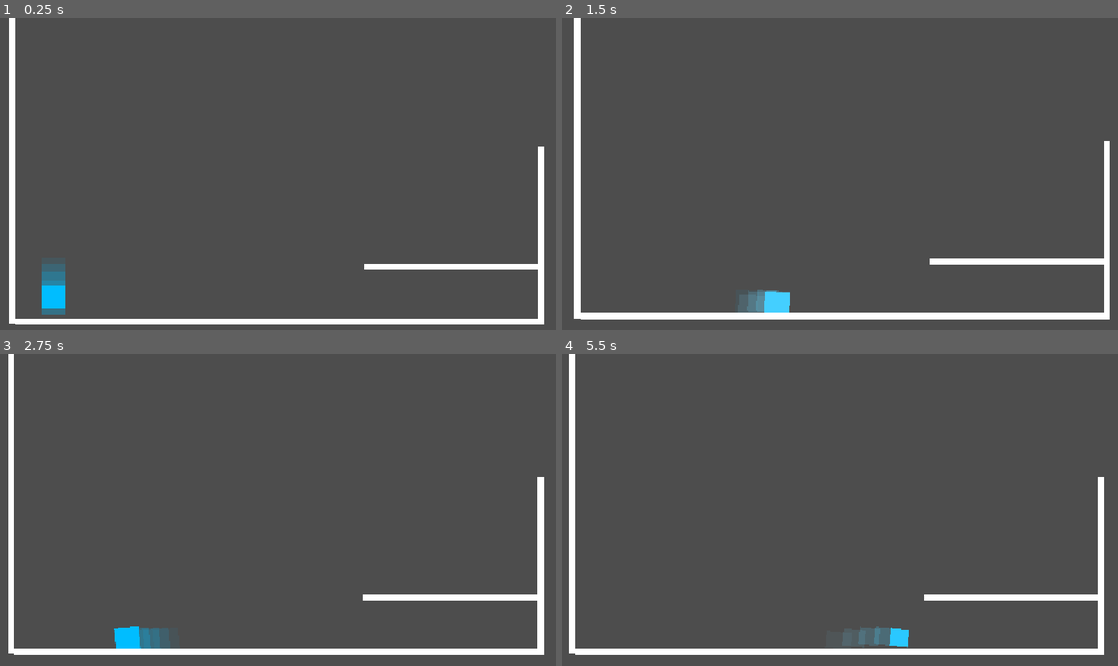
Above: before the commit, frames 1-4 (two rows, left to right).
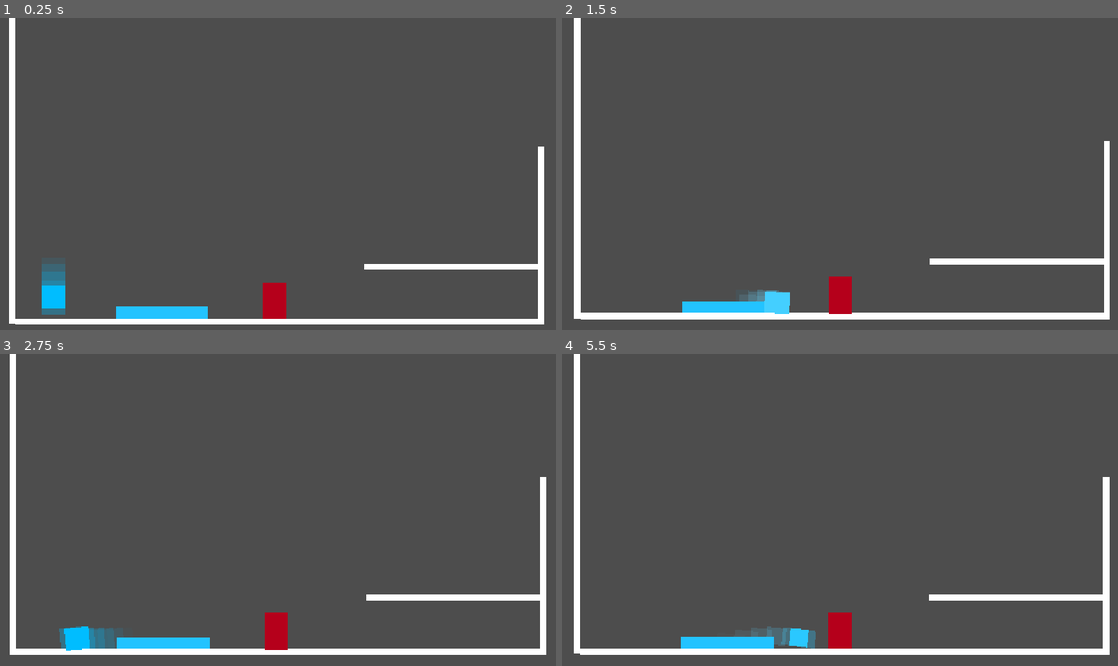
Above: after the commit, the same moments.

Repository: A1exine/guardian-of-the-grotto
Game: Godot game, scene res://Scenes/main.tscn
The game is run twice, just before and just after one commit, with the same random seed, the same clock (stepped at 60 frames per second) and the same inputs.
Inputs (mouse positions are in pixels of both pictures, inside the frame that each line leads up to):
- Up to frame 1 (0.25 s): no input
- Up to frame 2 (1.5 s): move the mouse to (962, 158) at 0.52 s; hold D (move_right) from 0.53 s (still down); right-click (962, 158) at 0.6 s; tap Space (jump) at 0.77 s; move the mouse to (728, 189) at 1.27 s; right-click (728, 189) at 1.35 s
- Up to frame 3 (2.75 s): tap Space (jump) at 1.52 s; move the mouse to (333, 441) at 2.02 s; release D (move_right) at 2.03 s; hold A (move_left) from 2.03 s (still down); hold Shift (run) from 2.03 s (still down); right-click (333, 441) at 2.3 s
- Up to frame 4 (5.5 s): move the mouse to (812, 572) at 2.77 s; release A (move_left) at 2.78 s; release Shift (run) at 2.78 s; hold D (move_right) 2.78-4.28 s; click (812, 572) at 2.85 s; tap Space (jump) at 3.02, 3.77, 4.52 s; right-click (812, 572) at 3.05 s; move the mouse to (1006, 556) at 3.52 s; right-click (1006, 556) at 3.6 s; move the mouse to (673, 463) at 4.27 s; hold A (move_left) 4.28-5.03 s; right-click (673, 463) at 4.35 s; move the mouse to (867, 510) at 5.02 s; hold D (move_right) from 5.03 s (still down); hold Shift (run) from 5.03 s (still down); right-click (867, 510) at 5.3 s

The runs differ from the first frame. In frame 1, 1.2% of the frame differs, in the area x 20-52%, y 84-97%; in frame 2, 1.0%; in frame 3, 3.2%; in frame 4, 4.9%, in the area x 1-99%, y 0-97%.

Commit message:
added hit and hurt boxes

Diff:
--- /dev/null
+++ b/Scenes/enemy.tscn
@@ -0,0 +1,38 @@
+[gd_scene format=3 uid="uid://cmu1yo67fxsfd"]
+
+[ext_resource type="Script" uid="uid://dukrtybqnv0q" path="res://Scripts/hurtbox.gd" id="1_7k104"]
+[ext_resource type="Script" uid="uid://d022qb7etpdfu" path="res://Scripts/Enemy FSM/enemy.gd" id="1_afpow"]
+[ext_resource type="Script" uid="uid://dm0lns04hpj6s" path="res://Scripts/Enemy FSM/state_machine.gd" id="3_afpow"]
+
+[sub_resource type="RectangleShape2D" id="RectangleShape2D_s3x7s"]
+size = Vector2(49, 85)
+
+[sub_resource type="RectangleShape2D" id="RectangleShape2D_3q5lw"]
+size = Vector2(87, 41.5625)
+
+[node name="Enemy" type="CharacterBody2D" unique_id=500817594]
+collision_layer = 4
+script = ExtResource("1_afpow")
+
+[node name="ColorRect" type="ColorRect" parent="." unique_id=1797003883]
+offset_left = -32.0
+offset_top = -100.0
+offset_right = 32.0
+color = Color(0.70980394, 0, 0.105882354, 1)
+
+[node name="CollisionShape2D" type="CollisionShape2D" parent="." unique_id=518640084]
+position = Vector2(-0.5, -41.5)
+shape = SubResource("RectangleShape2D_s3x7s")
+
+[node name="HurtBox" type="Area2D" parent="." unique_id=66381421]
+collision_layer = 64
+collision_mask = 8
+script = ExtResource("1_7k104")
+metadata/_custom_type_script = "uid://dukrtybqnv0q"
+
+[node name="CollisionShape2D" type="CollisionShape2D" parent="HurtBox" unique_id=1716765192]
+position = Vector2(-1.5, -88.21875)
+shape = SubResource("RectangleShape2D_3q5lw")
+
+[node name="StateMachine" type="Node" parent="." unique_id=1846037688]
+script = ExtResource("3_afpow")
--- /dev/null
+++ b/Scenes/holywater.tscn
@@ -0,0 +1,18 @@
+[gd_scene format=3 uid="uid://55k24d1pdrep"]
+
+[sub_resource type="CapsuleShape2D" id="CapsuleShape2D_3q5lw"]
+radius = 17.001106
+height = 267.78375
+
+[node name="Node2D" type="Area2D" unique_id=1090232340]
+
+[node name="ColorRect" type="ColorRect" parent="." unique_id=1550563471]
+offset_left = -128.0
+offset_top = -16.0
+offset_right = 128.0
+offset_bottom = 16.0
+color = Color(0.13725491, 0.7647059, 1, 1)
+
+[node name="CollisionShape2D" type="CollisionShape2D" parent="." unique_id=611774861]
+rotation = 1.5719124
+shape = SubResource("CapsuleShape2D_3q5lw")
--- a/Scenes/main.tscn
+++ b/Scenes/main.tscn
@@ -1,8 +1,10 @@
 [gd_scene format=3 uid="uid://brt2qqy8kc2pa"]
 
 [ext_resource type="PackedScene" uid="uid://dcwsuael6p5c1" path="res://Scenes/player.tscn" id="1_jjgbg"]
-[ext_resource type="Script" uid="uid://74uombinuvf0" path="res://Scenes/camera_2d.gd" id="2_8gbba"]
+[ext_resource type="Script" uid="uid://74uombinuvf0" path="res://Scripts/camera_2d.gd" id="2_8gbba"]
 [ext_resource type="PackedScene" uid="uid://ch3s100mqvek2" path="res://Scenes/testplatform.tscn" id="2_bo1nx"]
+[ext_resource type="PackedScene" uid="uid://cmu1yo67fxsfd" path="res://Scenes/enemy.tscn" id="4_jjvhh"]
+[ext_resource type="PackedScene" uid="uid://55k24d1pdrep" path="res://Scenes/holywater.tscn" id="5_kry3j"]
 
 [node name="Main" type="Node2D" unique_id=182666557]
 
@@ -13,6 +15,7 @@
 [node name="Camera2D" type="Camera2D" parent="." unique_id=439383242 node_paths=PackedStringArray("player")]
 position = Vector2(726, 218)
 zoom = Vector2(0.75, 0.75)
+process_callback = 0
 position_smoothing_enabled = true
 script = ExtResource("2_8gbba")
 player = NodePath("../player")
@@ -41,3 +44,9 @@
 [node name="StaticBody2D4" parent="." unique_id=1083763558 instance=ExtResource("2_bo1nx")]
 position = Vector2(-10, 143)
 rotation = 1.5707964
+
+[node name="Enemy" parent="." unique_id=354858980 instance=ExtResource("4_jjvhh")]
+position = Vector2(708, 621)
+
+[node name="Node2D" parent="." unique_id=1090232340 instance=ExtResource("5_kry3j")]
+position = Vector2(397, 604)
--- a/Scenes/player.tscn
+++ b/Scenes/player.tscn
@@ -1,11 +1,24 @@
 [gd_scene format=3 uid="uid://dcwsuael6p5c1"]
 
 [ext_resource type="Script" uid="uid://cct14vp3xflha" path="res://Scripts/player.gd" id="1_v0iea"]
+[ext_resource type="Script" uid="uid://cbngknfswjmwb" path="res://Scripts/hitbox.gd" id="2_cvnsp"]
+[ext_resource type="Script" uid="uid://dukrtybqnv0q" path="res://Scripts/hurtbox.gd" id="3_6t5aa"]
 
 [sub_resource type="RectangleShape2D" id="RectangleShape2D_s3x7s"]
 size = Vector2(58.5, 58)
 
+[sub_resource type="CapsuleShape2D" id="CapsuleShape2D_s3x7s"]
+radius = 23.992517
+height = 83.99395
+
+[sub_resource type="CapsuleShape2D" id="CapsuleShape2D_3q5lw"]
+radius = 27.009325
+height = 63.974274
+
 [node name="player" type="CharacterBody2D" unique_id=1327922490]
+z_index = 1
+collision_layer = 2
+collision_mask = 5
 script = ExtResource("1_v0iea")
 
 [node name="ColorRect" type="ColorRect" parent="." unique_id=1744510965]
@@ -79,5 +92,28 @@
 wait_time = 0.06
 one_shot = true
 
+[node name="SlamHitBox" type="Area2D" parent="." unique_id=1062796385]
+collision_layer = 8
+collision_mask = 64
+script = ExtResource("2_cvnsp")
+metadata/_custom_type_script = "uid://cbngknfswjmwb"
+
+[node name="CollisionShape2D" type="CollisionShape2D" parent="SlamHitBox" unique_id=1410678000]
+position = Vector2(-2.842173e-14, -15)
+rotation = 1.5722879
+shape = SubResource("CapsuleShape2D_s3x7s")
+disabled = true
+
+[node name="HurtBox" type="Area2D" parent="." unique_id=1376895074]
+collision_layer = 16
+collision_mask = 32
+script = ExtResource("3_6t5aa")
+metadata/_custom_type_script = "uid://dukrtybqnv0q"
+
+[node name="CollisionShape2D" type="CollisionShape2D" parent="HurtBox" unique_id=483779328]
+position = Vector2(0, -30.999998)
+rotation = 1.581742
+shape = SubResource("CapsuleShape2D_3q5lw")
+
 [connection signal="timeout" from="DashTimer" to="." method="_on_dash_timer_timeout"]
 [connection signal="timeout" from="DashCoolDownTimer" to="." method="_on_dash_cool_down_timer_timeout"]
--- /dev/null
+++ b/Scripts/Enemy FSM/enemy.gd
@@ -0,0 +1,25 @@
+class_name BaseEnemyState
+extends Node2D
+
+@export var enemy_hp: float = 50.0
+@export var move_speed: float = 400.0
+@export var water_steal: float = 5.0
+@export var is_slimed: bool = false
+
+
+func take_damage(amount: int) -> void:
+	print("Damage: ", amount)
+
+var state_machine: StateMachine
+
+func enter():
+	pass
+
+func exit():
+	pass
+
+func update(delta: float):
+	pass
+
+func physics_udpate(delta: float):
+	pass
--- /dev/null
+++ b/Scripts/Enemy FSM/state_machine.gd
@@ -0,0 +1,34 @@
+extends Node
+
+class_name StateMachine
+
+@export var initial_state: BaseEnemyState
+var current_state: BaseEnemyState
+var states: Dictionary = {}
+
+func _ready() -> void:
+
+	for child in get_children():
+		if child is BaseEnemyState:
+			states[child.name.to_lower()] = child
+			child.state_machine = self
+
+	if initial_state:
+		change_state(initial_state.name.to_lower())
+
+func _process(delta: float) -> void:
+	if current_state:
+		current_state.udpate(delta)
+
+func _physics_process(delta: float) -> void:
+	if current_state:
+		current_state.physics_udpate(delta)
+
+func change_state(new_state_name: String) -> void:
+	if current_state:
+		current_state.exit()
+
+	current_state = states.get(new_state_name.to_lower())
+
+	if current_state:
+		current_state.enter()
--- /dev/null
+++ b/Scripts/hitbox.gd
@@ -0,0 +1,18 @@
+class_name HitBox
+extends Area2D
+
+@export var damage: float = 40
+@export var knockback_force: float = 450.0
+@export var is_slam: bool = false
+@export var applies_slime: bool = false
+
+var hit_targets: Array[Node] = []
+
+func reset_hits() -> void:
+	hit_targets.clear()
+
+func can_hit(target: Node) -> bool:
+	if target in hit_targets:
+		return false
+	hit_targets.append(target)
+	return true
--- /dev/null
+++ b/Scripts/hurtbox.gd
@@ -0,0 +1,14 @@
+class_name HurtBox
+extends Area2D
+
+func _init() -> void:
+	pass
+
+func _ready() -> void:
+	area_entered.connect(_on_area_entered)
+
+func _on_area_entered(area: Area2D) -> void:
+	if not area is HitBox:
+		return
+	if owner.has_method("take_damage"):
+		owner.take_damage(area.damage)
--- a/Scripts/player.gd
+++ b/Scripts/player.gd
@@ -8,6 +8,9 @@
 @onready var PlungeLockTimer: Timer = $PlungeLockTimer
 @onready var DashCoolDownTimer: Timer = $DashCoolDownTimer
 
+@onready var SlamHitBox: HitBox = $SlamHitBox
+@onready var SlamShape: CollisionShape2D = $SlamHitBox/CollisionShape2D
+
 @onready var visual: ColorRect = $ColorRect # Change to Sprite2D when assets come in!
 @onready var base_color: Color = visual.color
 
@@ -63,6 +66,14 @@
 @export var air_acceleration: float = 1500.0
 @export var air_deceleration: float = 850.0
 
+@export_group("Combat & Blessing Stats")
+@export var max_hp: float = 100.0
+@export var current_hp: float = 100.0
+@export var slam_damage: float = 40.0
+@export var slam_radius_mult: float = 1.0
+@export var has_kinetic_rebound: bool = false
+@export var has_viscous_trail: bool = false
+@export var has_heavy_splash: bool = false
 
 # ==============================================================================
 # STATE VARIABLES
@@ -173,6 +184,7 @@
 		is_dashing = true
 		is_plunging = false
 		can_dash = false
+		SlamShape.disabled = true
 
 		if was_grounded and is_running:
 			velocity.y = DASH_ARC_VELOCITY
@@ -271,7 +283,7 @@
 	if wall_jump_lock > 0.0:
 		velocity.x = move_toward(velocity.x, x_input * current_speed, (accel * 0.25) * delta)
 	elif x_input != 0.0:
-		var turn_boost: float = 2.2 if sign(x_input) != sign(velocity.x) and velocity.x != 0.0 else 1.0
+		var turn_boost: float = 2.0 if sign(x_input) != sign(velocity.x) and velocity.x != 0.0 else 1.0
 		velocity.x = move_toward(velocity.x, x_input * current_speed, accel * turn_boost * delta)
 	else:
 		velocity.x = move_toward(velocity.x, 0.0, decel * delta)
@@ -304,6 +316,7 @@
 	# Vertical air state: Wall slide / Plunge / Normal fall
 	if is_on_wall() and velocity.y > 0.0 and x_input != 0.0:
 		is_plunging = false
+		SlamShape.disabled = true
 		look_dir_x = -sign(wall_normal_x)
 		velocity.y = min(velocity.y + gravity_wall * delta, max_wall_slide_speed)
 	elif (can_start_plunge or is_plunging) and not is_on_wall():
@@ -344,6 +357,7 @@
 	apply_squash_stretch(Vector2(0.70, 1.35) * mass_scale)
 
 func apply_plunge(delta) -> void:
+	SlamShape.disabled = false
 	is_plunging = true
 	has_plunged = true
 	is_jumping_windup = false
@@ -369,9 +383,11 @@
 		coyote_time_activated = false
 		PlungeLockTimer.stop()
 
+
 		if is_plunging:
 			is_plunging = false
 			has_plunged = true # Blocks S-spam during the tiny hop
+			SlamShape.disabled = true
 
 			if pre_land_vy > PLUNGE_MIN_IMPACT_VY:
 				var glide_dir: float = sign(x_input) if x_input != 0.0 else look_dir_x
--- a/project.godot
+++ b/project.godot
@@ -69,6 +69,16 @@
 ]
 }
 
+[layer_names]
+
+2d_physics/layer_1="world"
+2d_physics/layer_2="player"
+2d_physics/layer_3="enemy"
+2d_physics/layer_4="player_hitbox"
+2d_physics/layer_5="player_hurtbox"
+2d_physics/layer_6="enemy_hitbox"
+2d_physics/layer_7="enemy_hurtbox"
+
 [physics]
 
 3d/physics_engine="Jolt Physics"
Not shown, added: Scripts/Enemy FSM/enemy.gd.uid
Not shown, added: Scripts/Enemy FSM/state_machine.gd.uid
Renamed: Scenes/camera_2d.gd -> Scripts/camera_2d.gd
Renamed: Scenes/camera_2d.gd.uid -> Scripts/camera_2d.gd.uid
Not shown, added: Scripts/hitbox.gd.uid
Not shown, added: Scripts/hurtbox.gd.uid
